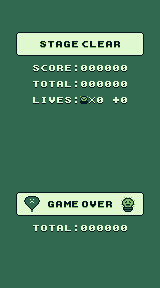
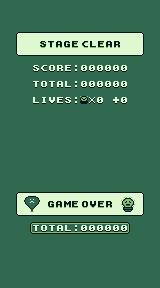
The second w=160, h=288 image is a revision of the first. Changes to its layers:
added layer "around" in group "GameOver" over [30, 222, 130, 234]
